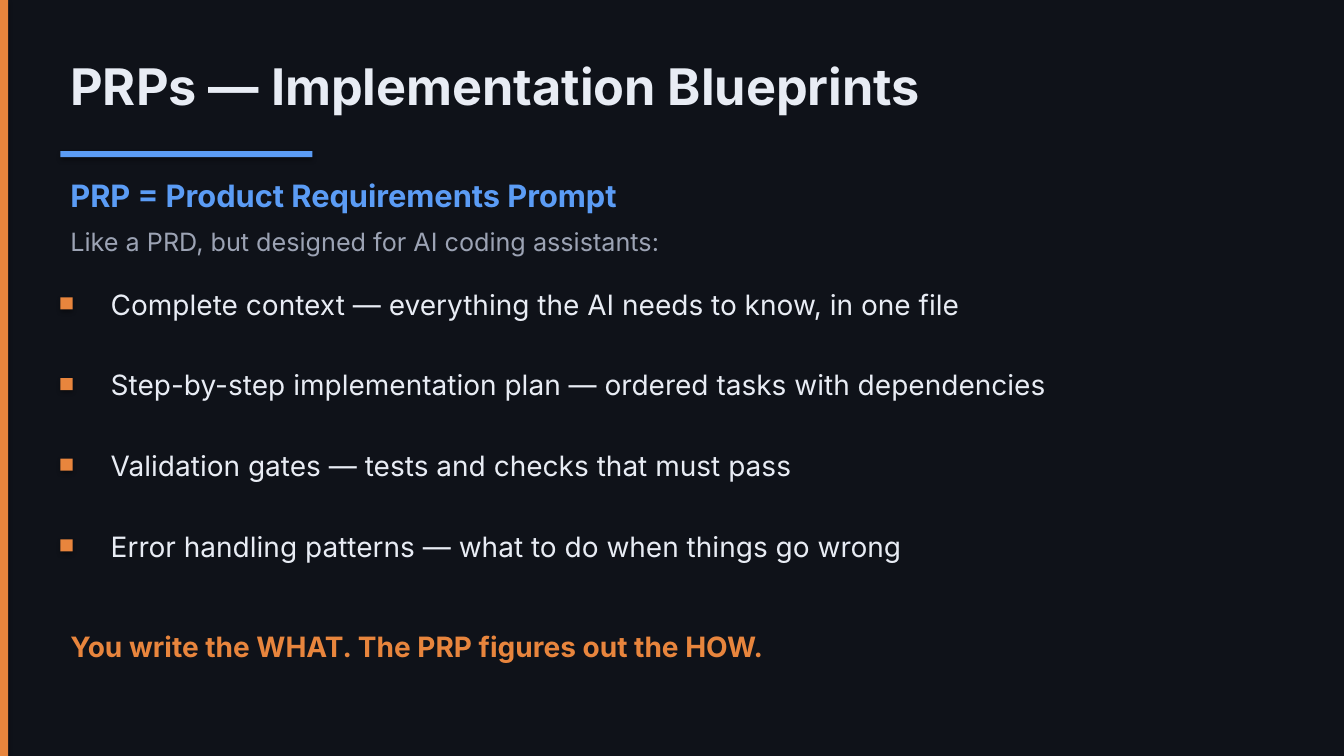
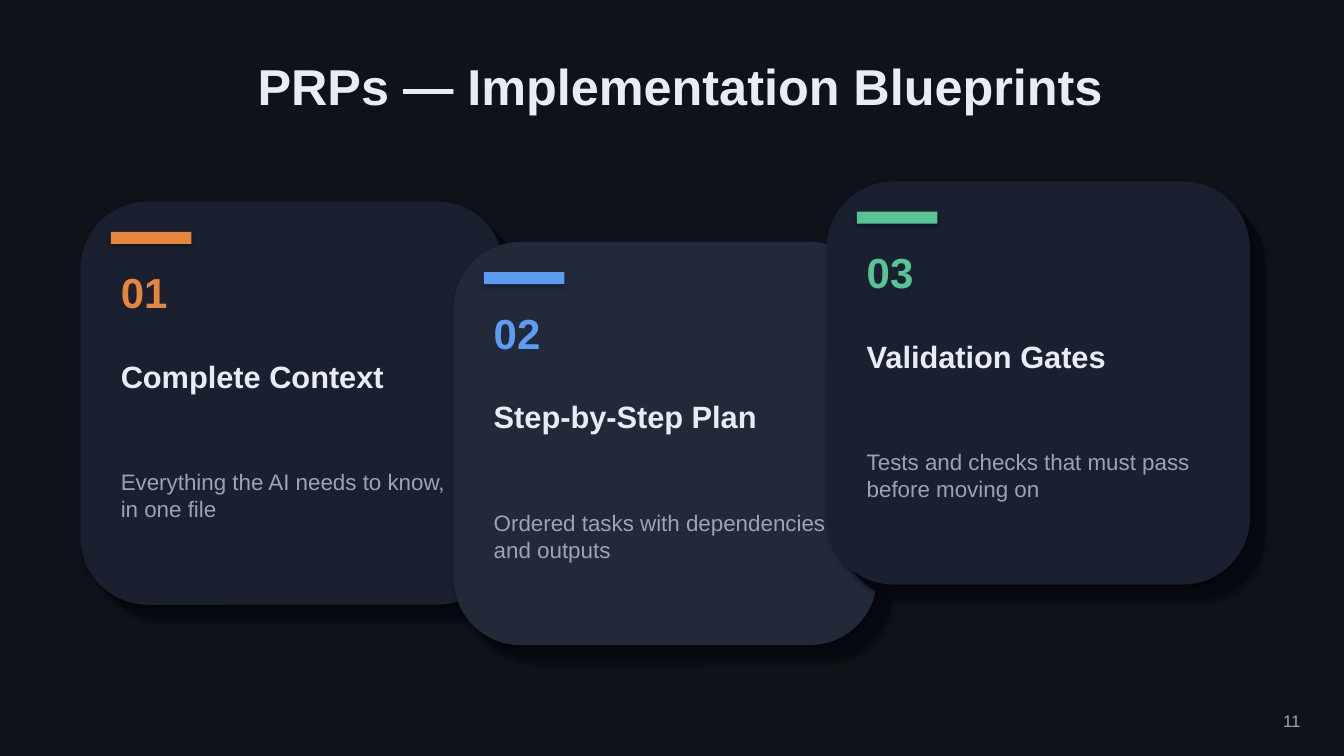
Before and after one commit to nickyeager/tucson-claude-code-meetup, a slide deck: slide 11 of slides/session-2-context-engineering.pptx. Drawn at 1344x756 pixels with LibreOffice and Linux fonts; fonts in the diff are those of the drawing. Boxes give left, top, right and bottom in pixels: in the first picture for what was removed or moved away, otherwise in the second. Text is boxed around its words. In the diff, an @@ line names an element or a change of style, - is before the commit and + after.

```diff
--- a/slides/session-2-context-engineering.pptx
+++ b/slides/session-2-context-engineering.pptx
@@ rectangle removed at [0, 0, 8, 756] @@
@@ text "PRPs — Implementation Blueprints": place and size @@
-text "PRPs — Implementation Blueprints" at [70, 66, 920, 116]
+text "PRPs — Implementation Blueprints" at [258, 68, 1102, 115]
@@ text "PRPs — Implementation Blueprints" at [258, 68, 1102, 115]: font Inter to Arial; alignment left to centre @@
@@ rectangle removed at [60, 151, 313, 157] @@
@@ text removed at [70, 183, 616, 213] @@
-PRP = Product Requirements Prompt
@@ rounded rectangle added at [81, 202, 504, 605], fill #1A2030 @@
@@ rounded rectangle added at [827, 181, 1250, 585], fill #1A2030 @@
@@ rounded rectangle added at [842, 197, 1265, 600], fill #070910 @@
@@ text removed at [70, 232, 659, 256] @@
-Like a PRD, but designed for AI coding assistants:
@@ rounded rectangle added at [96, 217, 519, 620], fill #070910 @@
@@ rectangle added at [111, 232, 192, 244], fill #E8853D @@
@@ rectangle added at [857, 212, 938, 224], fill #56C495 @@
@@ rounded rectangle added at [454, 242, 877, 645], fill #222A3A @@
@@ rounded rectangle added at [469, 257, 892, 660], fill #070910 @@
@@ text added at [867, 258, 914, 289], 30 pt, text #56C495, bold @@
+03
@@ rectangle removed at [60, 297, 73, 310] @@
@@ text added at [121, 278, 168, 309], 30 pt, text #E8853D, bold @@
+01
@@ rectangle: place and size @@
-rectangle at [60, 459, 73, 471]
+rectangle at [484, 272, 565, 284]
@@ rectangle at [484, 272, 565, 284]: fill #E8853D to #5B9CF5 @@
@@ text added at [494, 319, 541, 350], 30 pt, text #5B9CF5, bold @@
+02
@@ text added at [867, 345, 1105, 369], 22 pt, text #E8ECF4, bold @@
+Validation Gates
@@ rectangle removed at [60, 378, 73, 390] @@
@@ text added at [121, 365, 383, 394], 22 pt, text #E8ECF4, bold @@
+Complete Context
@@ text at [494, 405, 757, 434]: text changed; size 20 to 22 pt; font Inter to Arial; bold on @@
-Step-by-step implementation plan — ordered tasks with dependencies
+Step-by-Step Plan
@@ text at [121, 474, 445, 517]: text changed; size 20 to 16 pt; font Inter to Arial; text colour #E8ECF4 to #9CA3B4 @@
-Complete context — everything the AI needs to know, in one file
+Everything the AI needs to know, in one file
@@ text at [867, 454, 1189, 502]: text changed; size 20 to 16 pt; font Inter to Arial; text colour #E8ECF4 to #9CA3B4 @@
-Validation gates — tests and checks that must pass
+Tests and checks that must pass before moving on
@@ rectangle removed at [60, 539, 73, 552] @@
@@ text at [494, 515, 825, 563]: text changed; size 20 to 16 pt; font Inter to Arial; text colour #E8ECF4 to #9CA3B4 @@
-Error handling patterns — what to do when things go wrong
+Ordered tasks with dependencies and outputs
@@ text removed at [70, 635, 763, 663] @@
-You write the WHAT. The PRP figures out the HOW.
@@ text added at [1283, 715, 1300, 727], 12 pt, text #9CA3B4 @@
+11
```
Also in this commit, not shown: 17 other slides changed, 4 slides added, 4 slides removed, 4 other files.
